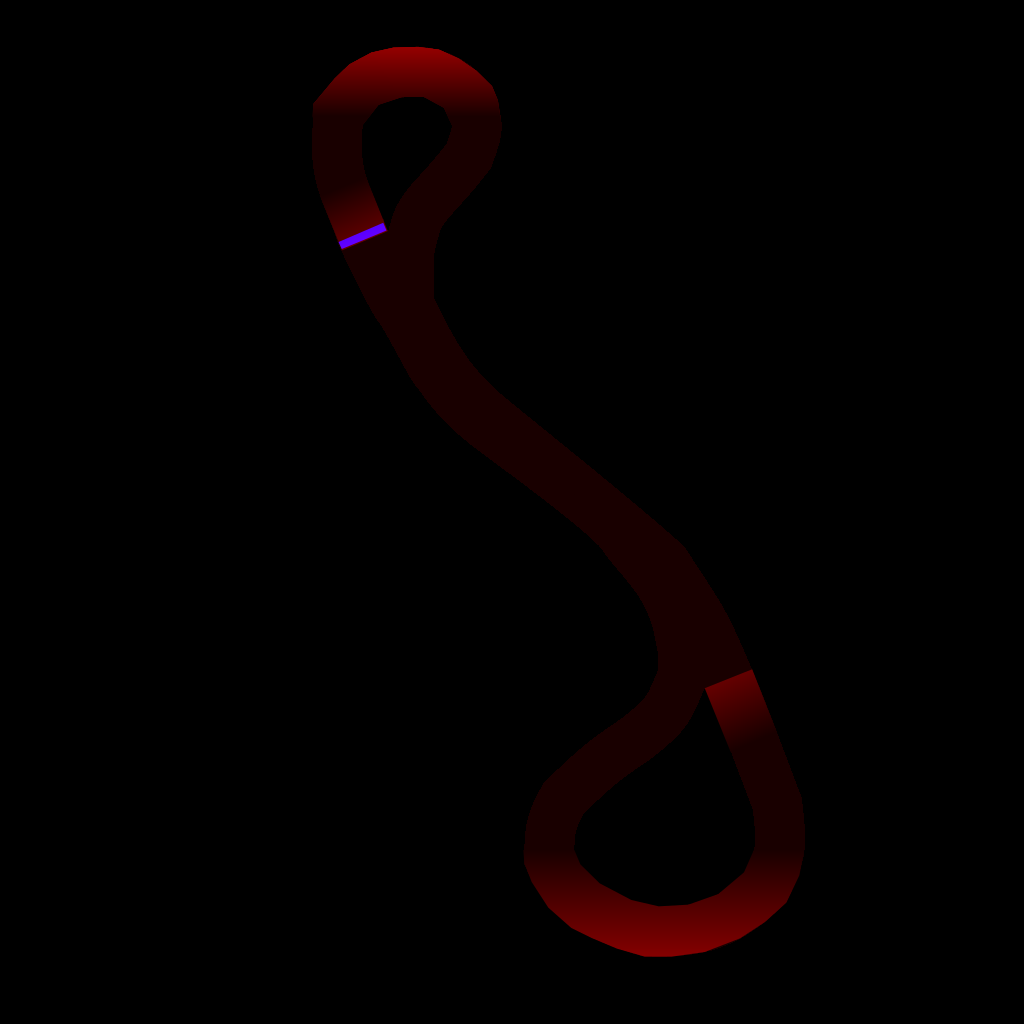
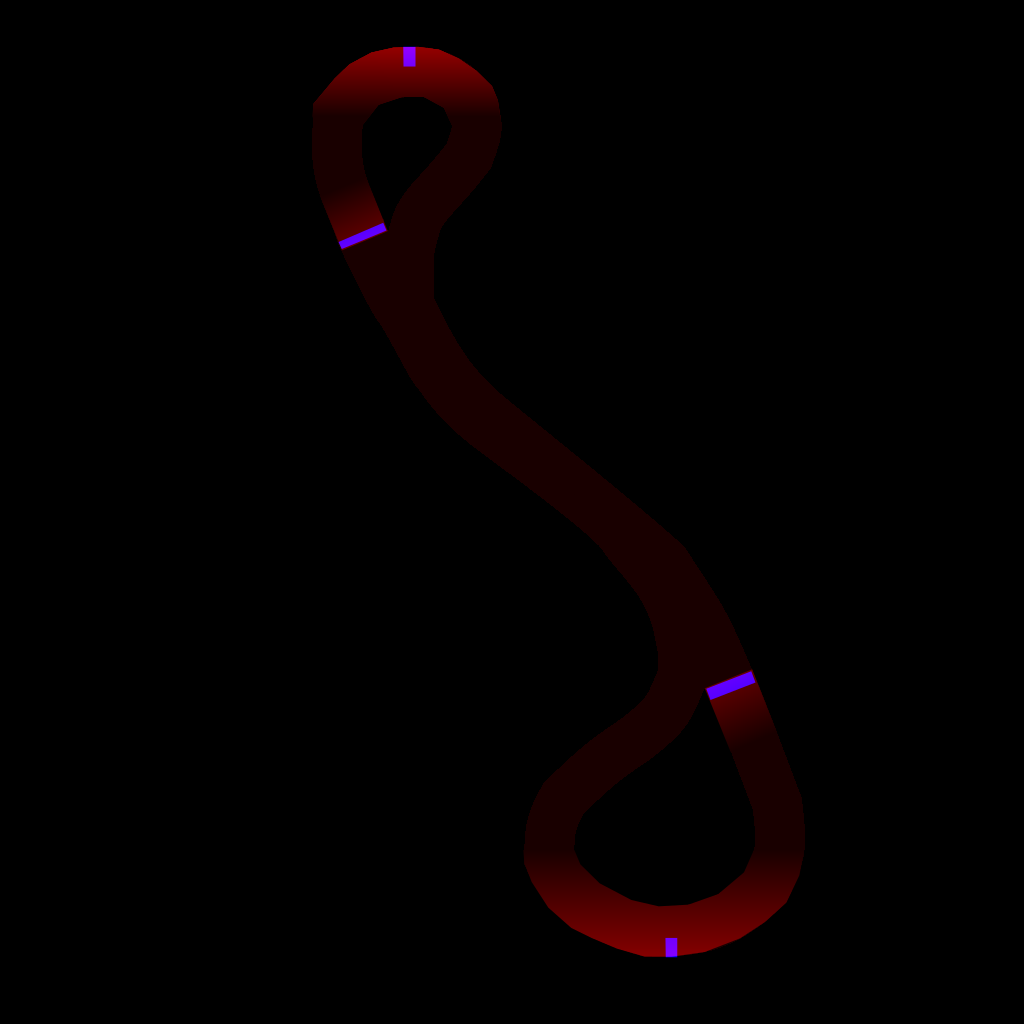
Two versions of the same layered image (1024x1024). Layer-by-layer changes:
painted on "Speed Boosts" over <box>403,46,756,958</box>
